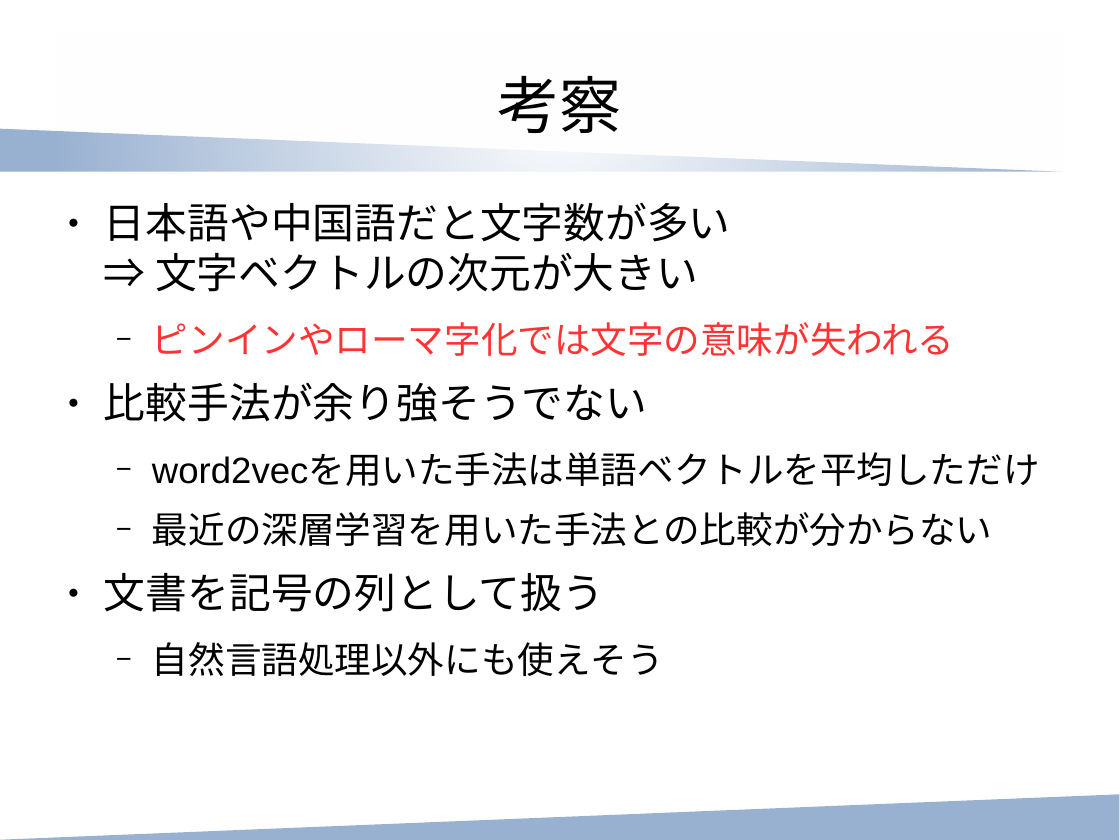
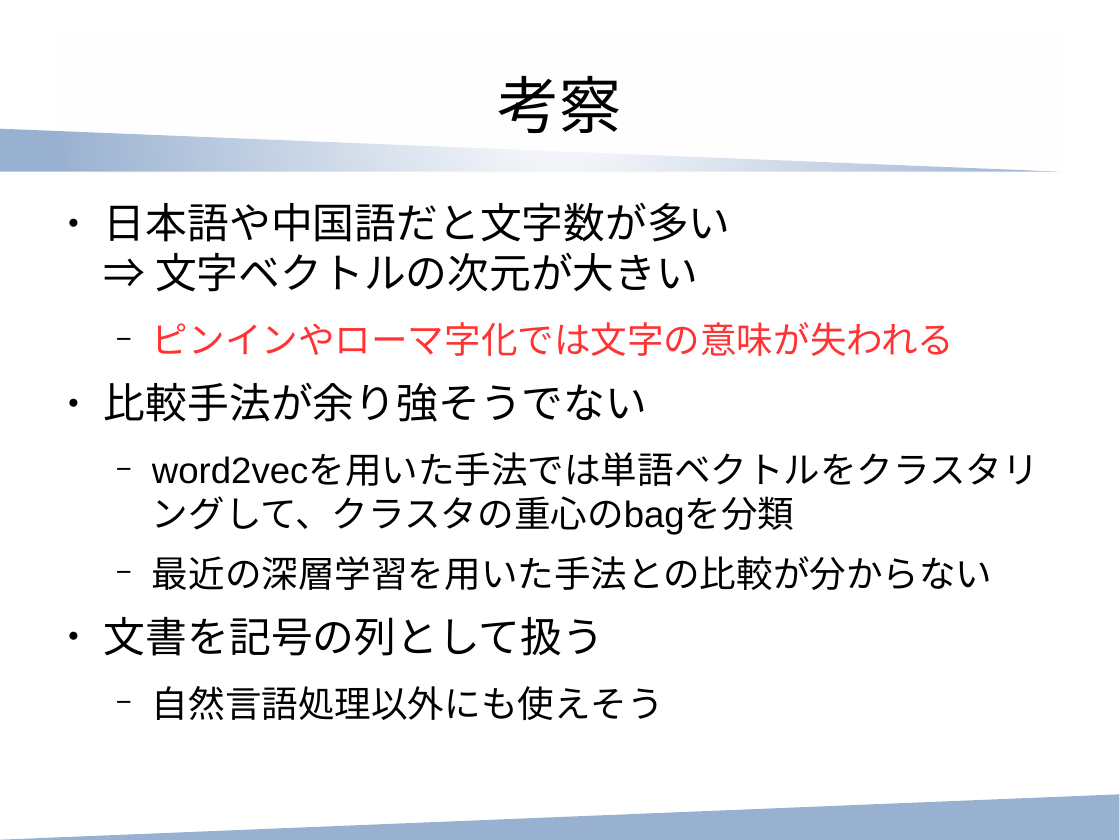
Before and after one commit to ytoyama/paper_reading, a slide deck: slide 14 of text_understanding_from_scratch/text_understanding_from_scratch.odp. Drawn at 1120x840 pixels with LibreOffice and Linux fonts; fonts in the diff are those of the drawing. Boxes give left, top, right and bottom in pixels: in the first picture for what was removed or moved away, otherwise in the second. Text is boxed around its words. In the diff, an @@ line names an element or a change of style, - is before the commit and + after.

```diff
--- a/text_understanding_from_scratch/text_understanding_from_scratch.odp
+++ b/text_understanding_from_scratch/text_understanding_from_scratch.odp
@@ text at (x1=152, y1=496, x2=795, y2=535): text changed @@
-  − word2vecを用いた手法は単語ベクトルを平均しただけ
+  − word2vecを用いた手法では単語ベクトルをクラスタリングして、クラスタの重心のbagを分類
```
Also in this commit, not shown: 1 other slide changed, 1 other file.
